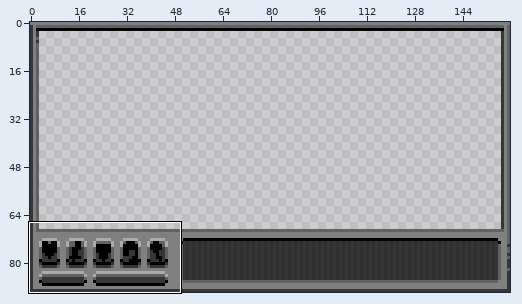
Two versions of one pixel-art file, Aseprite Files/Sketchin around.aseprite. Above, an overview of the earlier version with the close-up marked.
Close-up. First the earlier version:
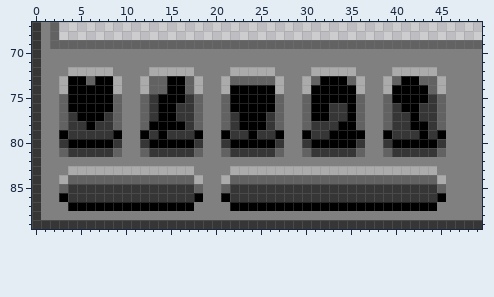
160x90 pixels, 1 frame. Pixels under 10% opacity are left out. Colours within 5 levels of each other are drawn and written as one. Shown: x 0..49, y 67..89. The commit also changed other parts of the picture, which this record leaves out.
And afterwards:
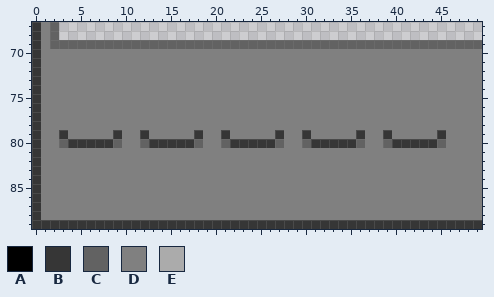
Palette (. is transparent): A #000000  B #363636  C #626262  D #808080  E #ababab
The exact change:
layer "buttons" now hidden
Colour A gives way to colour B in row 79 at x 3, 9, 12, 18, 21, 27, 30, 36, 39 and 45; in row 80 at x 4 to 8, 13 to 17, 22 to 26, 31 to 35 and 40 to 44.
Colour B gives way to colour C in row 80 at x 3, 9, 12, 18, 21, 27, 30, 36, 39 and 45.
Colour A gives way to colour D in row 73 at x 4 to 5, 7 to 8, 15 to 16, 32 to 34 and 41 to 42; in row 74 at x 4 to 8, 15 to 16, 22 to 26, 31 to 35 and 40 to 43; in row 75 at x 4 to 8, 14 to 16, 22 to 26, 31 to 35 and 40 to 43; in row 76 at x 4 to 8, 14 to 15, 22 to 26, 31 to 32, 35 and 41 to 42; in row 77 at x 5 to 7, 14 to 15, 23 to 25, 31 to 32, 35 and 42; in row 78 at x 6, 13 to 16, 23 to 25, 34 to 35 and 42 to 43.
Colour A gives way to colour D in row 79 at x 14, 24, 33 to 35 and 43; in row 86 at x 3, 18, 21 and 45; in row 87 at x 4 to 17 and 22 to 44.
Colour B gives way to colour D in row 75 at x 13, 17 and 44; in row 76 at x 13, 16 to 17, 33 to 34, 40 and 43 to 44; in row 77 at x 4, 8, 13, 16 to 17, 22, 26, 33 to 34, 40 to 41 and 43 to 44; in row 78 at x 4 to 5, 7 to 8, 17, 22, 26, 31 to 33, 40 to 41 and 44; in row 79 at x 4 to 8, 13, 15 to 17, 22 to 23, 25 to 26, 31 to 32, 40 to 42 and 44; in row 81 at x 4 to 8, 13 to 17, 22 to 26, 31 to 35 and 40 to 44.
Colour B gives way to colour D in rows 85 to 86 at x 4 to 17 and 22 to 44.
Colour C gives way to colour D in row 73 at x 6, 13 to 14, 17, 22 to 26, 31, 35, 40 and 43 to 44; in row 74 at x 13 to 14, 17 and 44; in rows 75 to 78 at x 3, 9, 12, 18, 21, 27, 30, 36, 39 and 45; in row 81 at x 3, 9, 12, 18, 21, 27, 30, 36, 39 and 45; in row 84 at x 4 to 17 and 22 to 44; in row 85 at x 3, 18, 21 and 45.
Colour E gives way to colour D in row 72 at x 4 to 8, 13 to 17, 22 to 26, 31 to 35 and 40 to 44; in rows 73 to 74 at x 3, 9, 12, 18, 21, 27, 30, 36, 39 and 45; in row 83 at x 4 to 17 and 22 to 44; in row 84 at x 3, 18, 21 and 45.
